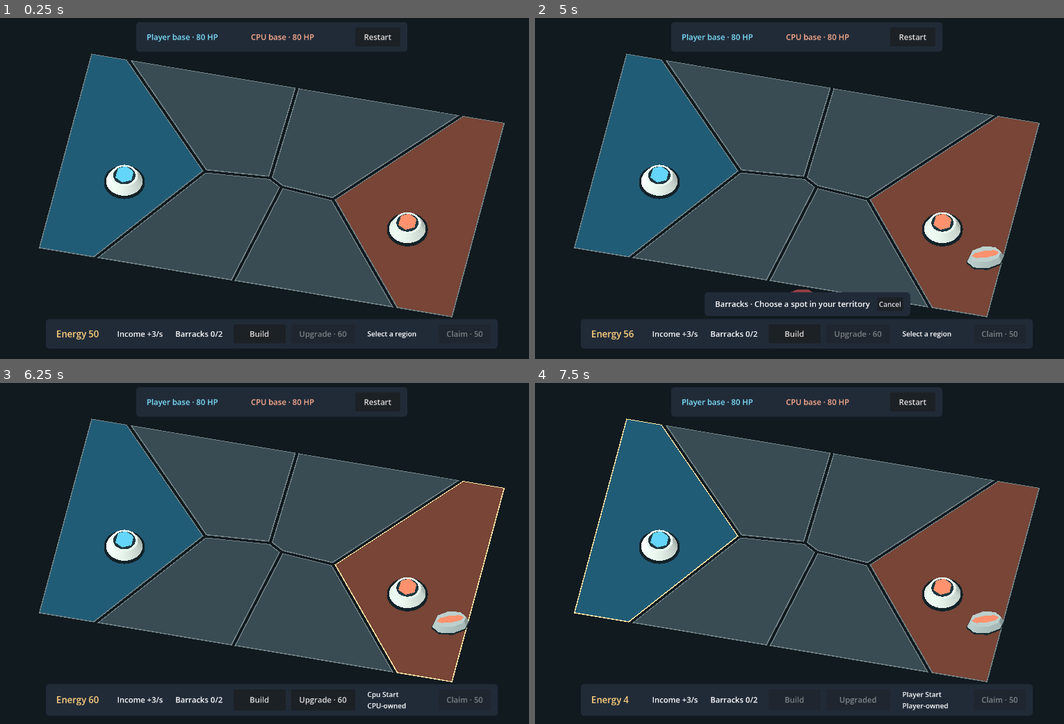
Above: before the commit, frames 1-4 (two rows, left to right).
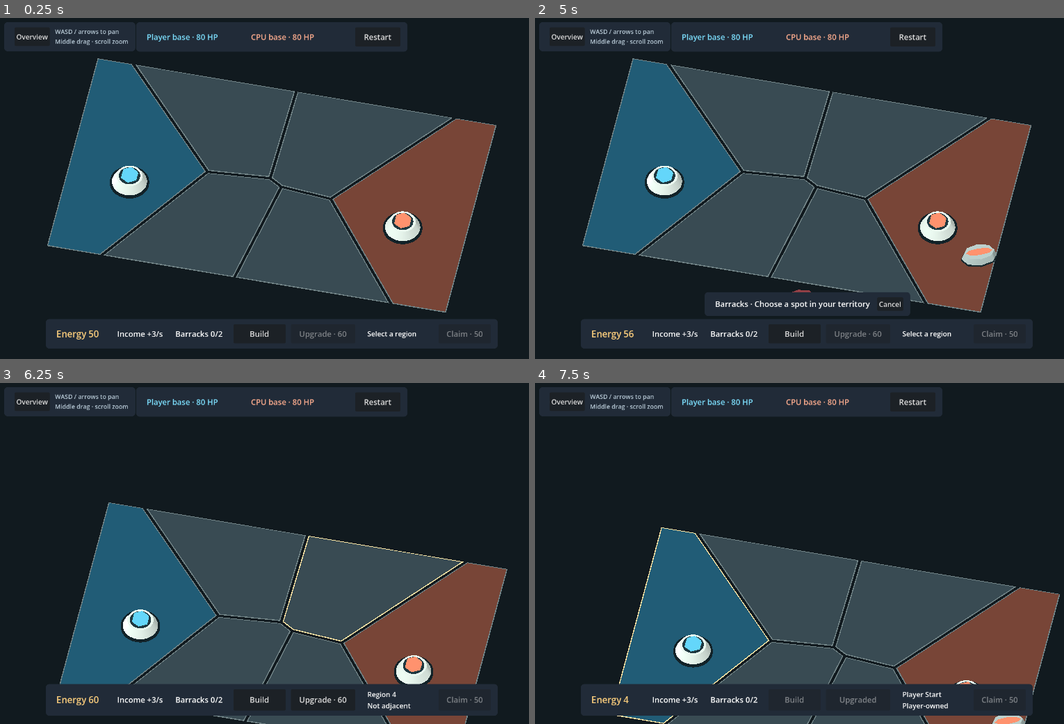
Above: after the commit, the same moments.

Repository: Appietro516/lane-command
Game: Godot game, scene res://main.tscn
Same seed, same stepped clock (60 frames per second), same inputs: the game is played once before the commit and once after it.
Inputs (mouse positions are in pixels of both pictures, inside the frame that each line leads up to):
- Up to frame 1 (0.25 s): no input
- Up to frame 2 (5 s): click "Restart" at 0.5 s; click (566, 35) at 1.25 s, where only the run after the commit has a clickable "Overview"; click "Restart" at 2 s; click "Restart" at 2.75 s; click "Build" at 3.5 s; click "Barracks · 40 energy" at 4.25 s
- Up to frame 3 (6.25 s): click "Cancel" at 5 s; tap Enter at 5.75 s; move the mouse to (396, 533) at 5.77 s; hold Up from 5.78 s (still down); tap S (camera_down, bound only after the commit) at 5.85 s; click (396, 533) at 5.92 s; tap A (camera_left, bound only after the commit) at 6.05 s
- Up to frame 4 (7.5 s): release Up at 6.5 s; drag from (693, 567) to (778, 618) at 6.52 s; click "Upgrade · 60" at 7.25 s

The runs differ from the first frame. In frame 1, 8.0% of the frame differs, in the area x 0-96%, y 1-88%; in frame 2, 8.1%; in frame 3, 43%; in frame 4, 48%, in the area x 0-100%, y 1-100%.

Commit message:
feat: Add Civilization-style map camera pan and zoom
Trello-Card: 6b0695e27a5f210e73bc888d

Diff:
--- a/main.tscn
+++ b/main.tscn
@@ -1,6 +1,7 @@
 [gd_scene format=3]
 
 [ext_resource type="Script" path="res://match/match.gd" id="3"]
+[ext_resource type="Script" path="res://match/strategy_camera.gd" id="4"]
 
 [sub_resource type="Environment" id="Environment_map"]
 background_mode = 1
@@ -47,11 +48,10 @@
 light_energy = 0.8
 
 [node name="Camera" type="Camera3D" parent="."]
-position = Vector3(4.096, 25.216, 19.273)
 rotation_degrees = Vector3(-52, 12, 0)
 projection = 1
 current = true
-size = 24.5
+script = ExtResource("4")
 
 [node name="Regions" type="Node3D" parent="."]
 
@@ -73,6 +73,29 @@
 cast_shadow = 0
 
 [node name="HUD" type="CanvasLayer" parent="."]
+
+[node name="CameraPanel" type="PanelContainer" parent="HUD"]
+offset_left = 24.0
+offset_top = 24.0
+mouse_force_pass_scroll_events = false
+theme_override_styles/panel = SubResource("StyleBox_hud")
+
+[node name="Controls" type="HBoxContainer" parent="HUD/CameraPanel"]
+layout_mode = 2
+theme_override_constants/separation = 12
+
+[node name="Overview" type="Button" parent="HUD/CameraPanel/Controls"]
+unique_name_in_owner = true
+layout_mode = 2
+text = "Overview"
+tooltip_text = "Center the map and zoom out (Home)"
+
+[node name="CameraControls" type="Label" parent="HUD/CameraPanel/Controls"]
+layout_mode = 2
+theme_override_colors/font_color = Color(0.73, 0.8, 0.85, 1)
+theme_override_font_sizes/font_size = 14
+text = "WASD / arrows to pan
+Middle drag · scroll zoom"
 
 [node name="MatchPanel" type="PanelContainer" parent="HUD"]
 anchor_left = 0.5
@@ -81,6 +104,7 @@
 offset_top = 24.0
 offset_right = 312.0
 offset_bottom = 92.0
+mouse_force_pass_scroll_events = false
 theme_override_styles/panel = SubResource("StyleBox_hud")
 
 [node name="StatusAndRestart" type="HBoxContainer" parent="HUD/MatchPanel"]
@@ -125,6 +149,7 @@
 offset_top = 24.0
 offset_right = -24.0
 offset_bottom = 24.0
+mouse_force_pass_scroll_events = false
 theme_override_styles/panel = SubResource("StyleBox_hud")
 
 [node name="Readouts" type="VBoxContainer" parent="HUD/UnitInspection"]
@@ -165,6 +190,7 @@
 offset_top = -92.0
 offset_right = 520.0
 offset_bottom = -24.0
+mouse_force_pass_scroll_events = false
 theme_override_styles/panel = SubResource("StyleBox_hud")
 
 [node name="ReadoutsAndControls" type="HBoxContainer" parent="HUD/EconomyPanel"]
@@ -231,6 +257,7 @@
 offset_right = 110.0
 offset_bottom = -100.0
 grow_vertical = 0
+mouse_force_pass_scroll_events = false
 theme_override_styles/panel = SubResource("StyleBox_hud")
 
 [node name="BuildScroll" type="ScrollContainer" parent="HUD/BuildMenu"]
@@ -256,6 +283,7 @@
 offset_top = -154.0
 offset_right = 235.0
 offset_bottom = -100.0
+mouse_force_pass_scroll_events = false
 theme_override_styles/panel = SubResource("StyleBox_hud")
 
 [node name="PlacementControls" type="HBoxContainer" parent="HUD/PlacementPanel"]
--- a/match/match.gd
+++ b/match/match.gd
@@ -79,7 +79,7 @@
 @onready var _upgrade_button: Button = %Upgrade
 @onready var _claim_button: Button = %Claim
 @onready var _region_label: Label = %SelectedRegion
-@onready var _camera: Camera3D = $Camera
+@onready var _camera: StrategyCamera = $Camera
 @onready var _player_hp_label: Label = %PlayerHP
 @onready var _cpu_hp_label: Label = %CPUHP
 @onready var _outcome_label: Label = %Outcome
@@ -109,6 +109,7 @@
 	_claim_button.text = "Claim · %d" % MatchEconomy.CLAIM_COST
 	_claim_button.pressed.connect(func() -> void: try_claim(PLAYER, _selected_region_id))
 	_restart_button.pressed.connect(restart_match)
+	%Overview.pressed.connect(func() -> void: _camera.reset_view())
 	restart_match()
 
 
@@ -142,6 +143,7 @@
 
 
 func restart_match() -> void:
+	_camera.reset_view(true)
 	if _battle != null:
 		_battle.unit_produced.disconnect(_spawn_unit)
 		_battle.unit_removed.disconnect(_remove_unit)
@@ -360,7 +362,9 @@
 			if _build_menu.visible:
 				_build_menu.hide()
 			elif _preview != null:
-				_pending_pick = event.position
+				# The camera may move before the next physics tick commits the placement.
+				var point: Variant = _ground_point(event.position)
+				_pending_pick = _map_position(point) if point != null else Vector2.INF
 			else:
 				_pick_map(event.position)
 			get_viewport().set_input_as_handled()
@@ -377,12 +381,12 @@
 	_pending_pick = Vector2.INF
 	if _preview != null:
 		if click != Vector2.INF:
-			var point: Variant = _ground_point(click)
-			if point != null and try_place_building(PLAYER, _placement_id, point):
+			var point := _regions.to_global(Vector3(click.x, 0.0, click.y))
+			if try_place_building(PLAYER, _placement_id, point):
 				_cancel_placement()
 				return
 		var pointer := get_viewport().get_mouse_position()
-		if get_viewport().gui_get_hovered_control() != null:
+		if _camera.is_dragging() or get_viewport().gui_get_hovered_control() != null:
 			pointer = Vector2.INF
 		_update_placement_preview(pointer)
 
@@ -395,9 +399,39 @@
 		_select_region(&"")
 	else:
 		_select_unit(MatchBattle.NO_TARGET)
-		var point: Variant = _ground_point(pointer)
-		_select_region(region_at_world_position(point) if point != null else &"")
+		_select_region(_pick_region(pointer))
 	_refresh_claim_control()
+
+
+func _pick_region(pointer: Vector2) -> StringName:
+	var start := _camera.project_ray_origin(pointer)
+	var end := start + _camera.project_ray_normal(pointer) * _camera.far
+	var buildings: Array[Node] = [_bases[PLAYER], _bases[CPU]]
+	buildings.append_array(_buildings[PLAYER].get_children())
+	buildings.append_array(_buildings[CPU].get_children())
+	var nearest: Node3D
+	var depth := INF
+	for building: Node3D in buildings:
+		if not building.is_visible_in_tree():
+			continue
+		for mesh: MeshInstance3D in building.find_children("*", "MeshInstance3D", true, false):
+			var local_start := mesh.to_local(start)
+			var local_end := mesh.to_local(end)
+			if not mesh.is_visible_in_tree() or not mesh.get_aabb().intersects_segment(local_start, local_end):
+				continue
+			var faces := mesh.mesh.get_faces()
+			for i in range(0, faces.size(), 3):
+				var hit: Variant = Geometry3D.segment_intersects_triangle(
+					local_start, local_end, faces[i], faces[i + 1], faces[i + 2])
+				if hit != null:
+					var distance := start.distance_squared_to(mesh.to_global(hit))
+					if distance < depth:
+						nearest = building
+						depth = distance
+	if nearest != null:
+		return region_at_world_position(nearest.global_position)
+	var point: Variant = _map_plane().intersects_segment(start, end)
+	return region_at_world_position(point) if point != null else &""
 
 
 func _pick_unit(pointer: Vector2) -> int:
--- /dev/null
+++ b/match/strategy_camera.gd
@@ -0,0 +1,112 @@
+class_name StrategyCamera
+extends Camera3D
+
+const MIN_SIZE := 9.0
+const ZOOM_STEP := 1.18
+const PAN_SPEED := 0.75
+const RESPONSE := 14.0
+const CAMERA_DISTANCE := 32.0
+
+var _focus := Vector2.ZERO
+var _target_focus := Vector2.ZERO
+var _target_size: float
+var _overview_size: float
+var _dragging := false
+
+
+func _ready() -> void:
+	get_viewport().size_changed.connect(_update_overview_size)
+	get_window().focus_exited.connect(_end_drag)
+	get_window().mouse_exited.connect(_end_drag)
+	_update_overview_size()
+	reset_view(true)
+
+
+func reset_view(immediate := false) -> void:
+	_target_focus = TerritoryLayout.BOUNDS.get_center()
+	_target_size = _overview_size
+	if immediate:
+		_focus = _target_focus
+		size = _target_size
+		_update_position()
+
+
+func is_dragging() -> bool:
+	return _dragging
+
+
+func _update_overview_size() -> void:
+	var viewport_size := get_viewport().get_visible_rect().size
+	if viewport_size.x <= 0.0 or viewport_size.y <= 0.0:
+		return
+	var map_size := TerritoryLayout.BOUNDS.size
+	var width := absf(basis.x.x) * map_size.x + absf(basis.x.z) * map_size.y
+	var height := absf(basis.y.x) * map_size.x + absf(basis.y.z) * map_size.y
+	var was_at_overview := is_equal_approx(_target_size, _overview_size)
+	# Leave room for the HUD above and below the map.
+	_overview_size = maxf(width / (0.92 * viewport_size.aspect()), height / 0.74)
+	_target_size = _overview_size if was_at_overview else minf(_target_size, _overview_size)
+
+
+func _process(delta: float) -> void:
+	if not _dragging:
+		var direction := Input.get_vector("camera_left", "camera_right", "camera_up", "camera_down")
+		_pan(direction * size * PAN_SPEED * delta)
+	var weight := 1.0 - exp(-RESPONSE * delta)
+	_focus = _focus.lerp(_target_focus, weight)
+	size = lerpf(size, _target_size, weight)
+	_update_position()
+
+
+func _update_position() -> void:
+	position = Vector3(_focus.x, 0.0, _focus.y) + basis.z * CAMERA_DISTANCE
+
+
+func _pan(offset: Vector2) -> void:
+	# Project camera right and screen down onto the map plane.
+	var right := Vector2(basis.x.x, basis.x.z)
+	var down := Vector2(-basis.y.x, -basis.y.z) / (basis.z.y * basis.z.y)
+	var bounds := TerritoryLayout.BOUNDS
+	_target_focus = (_target_focus + right * offset.x + down * offset.y).clamp(
+		bounds.position, bounds.end)
+
+
+func _input(event: InputEvent) -> void:
+	if event is InputEventKey:
+		if event.is_action_pressed("camera_overview"):
+			reset_view()
+			get_viewport().set_input_as_handled()
+		elif event.is_action("camera_left") or event.is_action("camera_right") \
+				or event.is_action("camera_up") or event.is_action("camera_down"):
+			get_viewport().set_input_as_handled()
+	if not _dragging:
+		return
+	if event is InputEventMouseMotion:
+		var viewport_height := get_viewport().get_visible_rect().size.y
+		if viewport_height > 0.0:
+			_pan(-event.relative * size / viewport_height)
+		get_viewport().set_input_as_handled()
+	elif event is InputEventMouseButton:
+		if event.pressed:
+			get_viewport().set_input_as_handled()
+		elif event.button_index == MOUSE_BUTTON_MIDDLE:
+			_end_drag()
+
+
+func _unhandled_input(event: InputEvent) -> void:
+	if not event is InputEventMouseButton or not event.pressed:
+		return
+	match event.button_index:
+		MOUSE_BUTTON_MIDDLE:
+			_dragging = true
+		MOUSE_BUTTON_WHEEL_UP:
+			_target_size = maxf(MIN_SIZE, _target_size / ZOOM_STEP)
+		MOUSE_BUTTON_WHEEL_DOWN:
+			_target_size = minf(_overview_size, _target_size * ZOOM_STEP)
+		_:
+			return
+	get_viewport().set_input_as_handled()
+
+
+func _end_drag() -> void:
+	_dragging = false
--- a/project.godot
+++ b/project.godot
@@ -12,6 +12,29 @@
 window/size/viewport_height=800
 window/stretch/mode="viewport"
 
+[input]
+
+camera_left={
+"deadzone": 0.5,
+"events": [Object(InputEventKey,"physical_keycode":65), Object(InputEventKey,"physical_keycode":4194319)]
+}
+camera_right={
+"deadzone": 0.5,
+"events": [Object(InputEventKey,"physical_keycode":68), Object(InputEventKey,"physical_keycode":4194321)]
+}
+camera_up={
+"deadzone": 0.5,
+"events": [Object(InputEventKey,"physical_keycode":87), Object(InputEventKey,"physical_keycode":4194320)]
+}
+camera_down={
+"deadzone": 0.5,
+"events": [Object(InputEventKey,"physical_keycode":83), Object(InputEventKey,"physical_keycode":4194322)]
+}
+camera_overview={
+"deadzone": 0.5,
+"events": [Object(InputEventKey,"physical_keycode":4194317)]
+}
+
 [rendering]
 
 renderer/rendering_method="gl_compatibility"
--- /dev/null
+++ b/tests/capture_strategy_camera.gd
@@ -0,0 +1,29 @@
+extends "res://tests/capture_combat.gd"
+
+
+func setup(scene: Node) -> void:
+	# Capture at the requested window dimensions instead of the fixed logical viewport.
+	var window := scene.get_window()
+	window.content_scale_size = window.size
+	await super(scene)
+	var viewport := scene.get_viewport()
+	var camera := viewport.get_camera_3d() as StrategyCamera
+	var center := viewport.get_visible_rect().get_center()
+	var overview := camera.position
+	for i in range(12):
+		_click(viewport, center, MOUSE_BUTTON_WHEEL_UP)
+	camera._process(1.0)
+
+	_click(viewport, center, MOUSE_BUTTON_MIDDLE)
+	var motion := InputEventMouseMotion.new()
+	motion.relative = Vector2(410, 145)
+	motion.position = center + motion.relative
+	motion.button_mask = MOUSE_BUTTON_MASK_MIDDLE
+	viewport.push_input(motion, true)
+	var release := InputEventMouseButton.new()
+	release.position = motion.position
+	release.button_index = MOUSE_BUTTON_MIDDLE
+	viewport.push_input(release, true)
+	camera._process(1.0)
+	assert(is_equal_approx(camera.size, StrategyCamera.MIN_SIZE))
+	assert(camera.position.distance_to(overview) > 3.0)
--- /dev/null
+++ b/tests/match_camera_test.gd
@@ -0,0 +1,198 @@
+extends SceneTree
+
+const MATCH_SCENE := preload("res://main.tscn")
+const STEP := 1.0 / 60.0
+const PLAYER := MatchRegion.Owner.PLAYER
+
+var _failures := 0
+
+
+func _initialize() -> void:
+	call_deferred("_run")
+
+
+func _run() -> void:
+	root.size = Vector2i(1280, 800)
+	var scene := MATCH_SCENE.instantiate()
+	root.add_child(scene)
+	scene.set_process(false)
+	scene.set_physics_process(false)
+	var camera := root.get_camera_3d() as StrategyCamera
+	camera.set_process(false)
+	await process_frame
+	await process_frame
+
+	var center := root.get_visible_rect().get_center()
+	var overview := camera.position
+	var overview_size := camera.size
+	var angle := camera.rotation
+	_click(center, MOUSE_BUTTON_WHEEL_UP)
+	_check(is_equal_approx(camera.size, overview_size), "Scroll starts a smooth transition.")
+	_advance(camera, 1)
+	_check(camera.size < overview_size and camera.size > overview_size / StrategyCamera.ZOOM_STEP,
+		"One frame interpolates toward the new zoom.")
+	for i in range(24):
+		_click(center, MOUSE_BUTTON_WHEEL_UP)
+	_advance(camera)
+	_check(is_equal_approx(camera.size, StrategyCamera.MIN_SIZE), "Zoom stops at the close limit.")
+
+	var hud := scene.get_node("%Overview") as Button
+	var hud_point := hud.get_global_rect().get_center()
+	_click(hud_point, MOUSE_BUTTON_WHEEL_DOWN)
+	_mouse(hud_point, MOUSE_BUTTON_MIDDLE)
+	_check(not camera.is_dragging(), "Middle drag cannot start on the HUD.")
+	_mouse(hud_point, MOUSE_BUTTON_MIDDLE, false)
+	_advance(camera)
+	_check(is_equal_approx(camera.size, StrategyCamera.MIN_SIZE), "Wheel input over the HUD does not zoom.")
+
+	var center_ground: Vector3 = scene._ground_point(center)
+	_key(KEY_D, true)
+	_advance(camera, 12)
+	_key(KEY_D, false)
+	var shifted: Vector2 = camera.unproject_position(center_ground)
+	_check(shifted.x < center.x - 40.0 and is_equal_approx(shifted.y, center.y),
+		"WASD pans horizontally along the screen axes.")
+	_key(KEY_UP, true)
+	_advance(camera, 80)
+	_key(KEY_UP, false)
+	_advance(camera)
+	var top_focus: Vector3 = scene._ground_point(center)
+	_check(is_equal_approx(top_focus.z, TerritoryLayout.BOUNDS.position.y),
+		"Arrow-key panning clamps the focus to the map edge.")
+	_check(camera.rotation == angle, "Panning and zoom preserve the strategy angle.")
+
+	for i in range(24):
+		_click(center, MOUSE_BUTTON_WHEEL_DOWN)
+	_advance(camera)
+	_check(is_equal_approx(camera.size, overview_size), "Zoom stops at the overview scale.")
+	_key(KEY_HOME, true)
+	_key(KEY_HOME, false)
+	_advance(camera)
+	_check(camera.position.distance_to(overview) < 0.001, "Home centers the overview.")
+
+	for i in range(24):
+		_click(center, MOUSE_BUTTON_WHEEL_UP)
+	_advance(camera)
+	_mouse(center - Vector2(410, 0), MOUSE_BUTTON_MIDDLE)
+	_drag(center + Vector2(410, 0), Vector2(820, 0))
+	_mouse(hud_point, MOUSE_BUTTON_MIDDLE, false)
+	_advance(camera)
+	_check(not camera.is_dragging() and camera.unproject_position(center_ground).x > center.x + 600,
+		"Middle drag follows the pointer and ends over the HUD (dragging %s, screen x %.1f)." % [
+			camera.is_dragging(), camera.unproject_position(center_ground).x,
+		])
+
+	var start := scene.get_region(TerritoryLayout.PLAYER_START) as MatchRegion
+	var open_ground := Vector3(-11.0, 0.0, -1.2)
+	var ground_pointer := camera.unproject_position(open_ground)
+	_click(ground_pointer)
+	_check(scene._selected_region_id == start.region_id, "Ground clicks use the moved camera.")
+	var core := start.get_node("PlayerBase/Core") as Node3D
+	_click(camera.unproject_position(core.global_position))
+	_check(scene._selected_region_id == start.region_id, "A visible base selects its territory.")
+
+	scene._begin_placement(&"barracks")
+	_mouse(ground_pointer, MOUSE_BUTTON_MIDDLE)
+	_drag(ground_pointer + Vector2(20, 10), Vector2(20, 10))
+	_click(ground_pointer)
+	_click(ground_pointer, MOUSE_BUTTON_RIGHT)
+	_mouse(ground_pointer, MOUSE_BUTTON_MIDDLE, false)
+	scene._physics_process(0.0)
+	_check(scene._preview != null and scene.economy.barracks_count(PLAYER) == 0,
+		"Dragging during placement neither places a building nor cancels placement.")
+	_advance(camera)
+
+	_click(camera.unproject_position(open_ground))
+	_key(KEY_HOME, true)
+	_key(KEY_HOME, false)
+	_advance(camera)
+	scene._physics_process(0.0)
+	var buildings := scene.get_node("Buildings/Player")
+	var barracks := buildings.get_child(0) as Node3D if buildings.get_child_count() > 0 else null
+	_check(barracks != null and barracks.global_position.distance_to(open_ground) < 0.001,
+		"Placement retains the exact clicked map point while the camera moves.")
+	if barracks != null:
+		_test_unit_orders(scene, camera, center, barracks)
+
+	_click(hud_point)
+	_advance(camera)
+	_check(camera.position.distance_to(overview) < 0.001 and is_equal_approx(camera.size, overview_size),
+		"The Overview button restores the opening camera framing.")
+	scene.free()
+	if _failures == 0:
+		print("Strategy camera zoom, pan, overview, input isolation, and map picking checks passed.")
+	quit(1 if _failures > 0 else 0)
+
+
+func _test_unit_orders(scene: Node, camera: StrategyCamera, center: Vector2, barracks: Node3D) -> void:
+	for i in range(4):
+		_click(center, MOUSE_BUTTON_WHEEL_UP)
+	_advance(camera)
+	_mouse(center, MOUSE_BUTTON_MIDDLE)
+	_drag(center + Vector2(400, 0), Vector2(400, 0))
+	_mouse(center, MOUSE_BUTTON_MIDDLE, false)
+	_advance(camera)
+
+	var roof := barracks.get_node("RoofMarking") as Node3D
+	_click(camera.unproject_position(roof.global_position))
+	_check(scene._selected_region_id == TerritoryLayout.PLAYER_START,
+		"Clicking a barracks after camera movement selects its region.")
+	scene._process(3.75)
+	var units := scene.get_node("Units")
+	_check(units.get_child_count() == 1, "A player unit is available for picking.")
+	if units.get_child_count() != 1:
+		return
+	var view := units.get_child(0) as Node3D
+	var pointer := camera.unproject_position(view.global_position)
+	_mouse(pointer, MOUSE_BUTTON_MIDDLE)
+	_click(pointer)
+	_mouse(pointer, MOUSE_BUTTON_MIDDLE, false)
+	_check(scene.selected_unit() == null, "A camera drag cannot select the unit below it.")
+	_click(pointer)
+	var unit: MatchBattle.Unit = scene.selected_unit()
+	_check(unit != null and unit.side == PLAYER, "Unit clicks use the moved and zoomed camera.")
+	var destination := Vector3(-6.0, 0.0, 0.0)
+	_click(camera.unproject_position(destination), MOUSE_BUTTON_RIGHT)
+	_check(unit != null and unit.order == MatchBattle.Order.MOVE
+		and unit.ordered_destination.distance_to(Vector2(destination.x, destination.z)) < 0.001,
+		"Right-click orders use the intended map point after panning and zooming.")
+
+
+func _advance(camera: StrategyCamera, frames := 80) -> void:
+	for i in range(frames):
+		camera._process(STEP)
+
+
+func _key(code: Key, pressed: bool) -> void:
+	var event := InputEventKey.new()
+	event.physical_keycode = code
+	event.pressed = pressed
+	Input.parse_input_event(event)
+	Input.flush_buffered_events()
+
+
+func _click(pointer: Vector2, button := MOUSE_BUTTON_LEFT) -> void:
+	_mouse(pointer, button)
+	_mouse(pointer, button, false)
+
+
+func _mouse(pointer: Vector2, button: MouseButton, pressed := true) -> void:
+	var event := InputEventMouseButton.new()
+	event.position = pointer
+	event.button_index = button
+	event.pressed = pressed
+	root.push_input(event, true)
+
+
+func _drag(pointer: Vector2, relative: Vector2) -> void:
+	var event := InputEventMouseMotion.new()
+	event.position = pointer
+	event.relative = relative
+	event.button_mask = MOUSE_BUTTON_MASK_MIDDLE
+	root.push_input(event, true)
+
+
+func _check(condition: bool, message: String) -> void:
+	if not condition:
+		_failures += 1
+		push_error(message)
Not shown, added: match/strategy_camera.gd.uid
Not shown, added: tests/capture_strategy_camera.gd.uid
Not shown, added: tests/match_camera_test.gd.uid
Not shown, changed: docs/design/ARCHITECTURE.md
Not shown, changed: docs/design/GAME_DESIGN.md
Not shown, changed: docs/design/VISION.md
